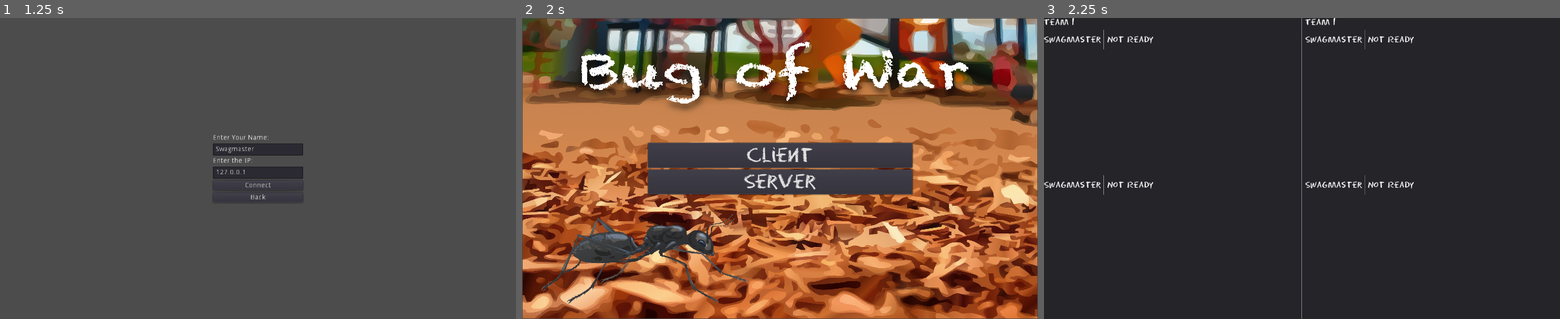
Above: before the commit, frames 1-3 (left to right).
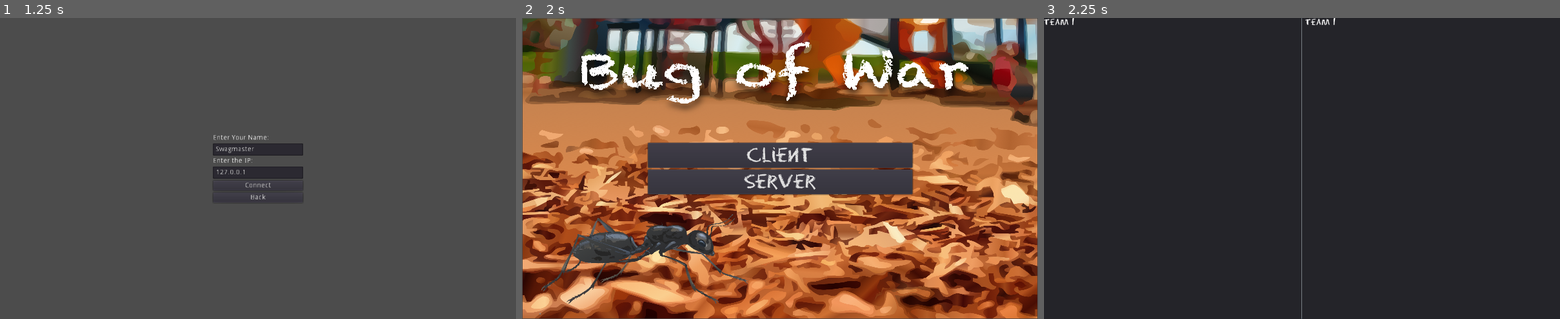
Above: after the commit, the same moments.

Repository: Luzzotica/BugOfWar
Game: Godot game, scene res://Entities/BugOfWar/BugOfWarLandingPage.tscn
Two runs of this game, one before a commit and one after it. Both use one fixed random seed, a clock stepped at 60 frames per second and the inputs below. The engine's default icon, where the game draws it, is replaced by a stand-in: a white triangle on a blue panel in a dark square.
Inputs:
- Up to frame 1 (1.25 s): click "Client" at 0.5 s
- Up to frame 2 (2 s): click "Back" at 1.25 s
- Up to frame 3 (2.25 s): click "Server" at 2 s

Frames 1-2 are identical in both runs. In frame 3, 0.9% of the frame differs, in the area x 0-72%, y 3-59%.

Commit message:
Removed silly team stuffs

Diff:
--- a/Scripts/Controllers/LobbyTeam.tscn
+++ b/Scripts/Controllers/LobbyTeam.tscn
@@ -33,15 +33,3 @@
 margin_bottom = 588.0
 size_flags_horizontal = 3
 size_flags_vertical = 3
-
-[node name="LobbyTeamMember" parent="VBoxContainer/TeamMembers" instance=ExtResource( 3 )]
-anchor_right = 0.0
-anchor_bottom = 0.0
-margin_right = 1003.0
-
-[node name="LobbyTeamMember2" parent="VBoxContainer/TeamMembers" instance=ExtResource( 3 )]
-anchor_right = 0.0
-anchor_bottom = 0.0
-margin_top = 284.0
-margin_right = 1003.0
-margin_bottom = 284.0
